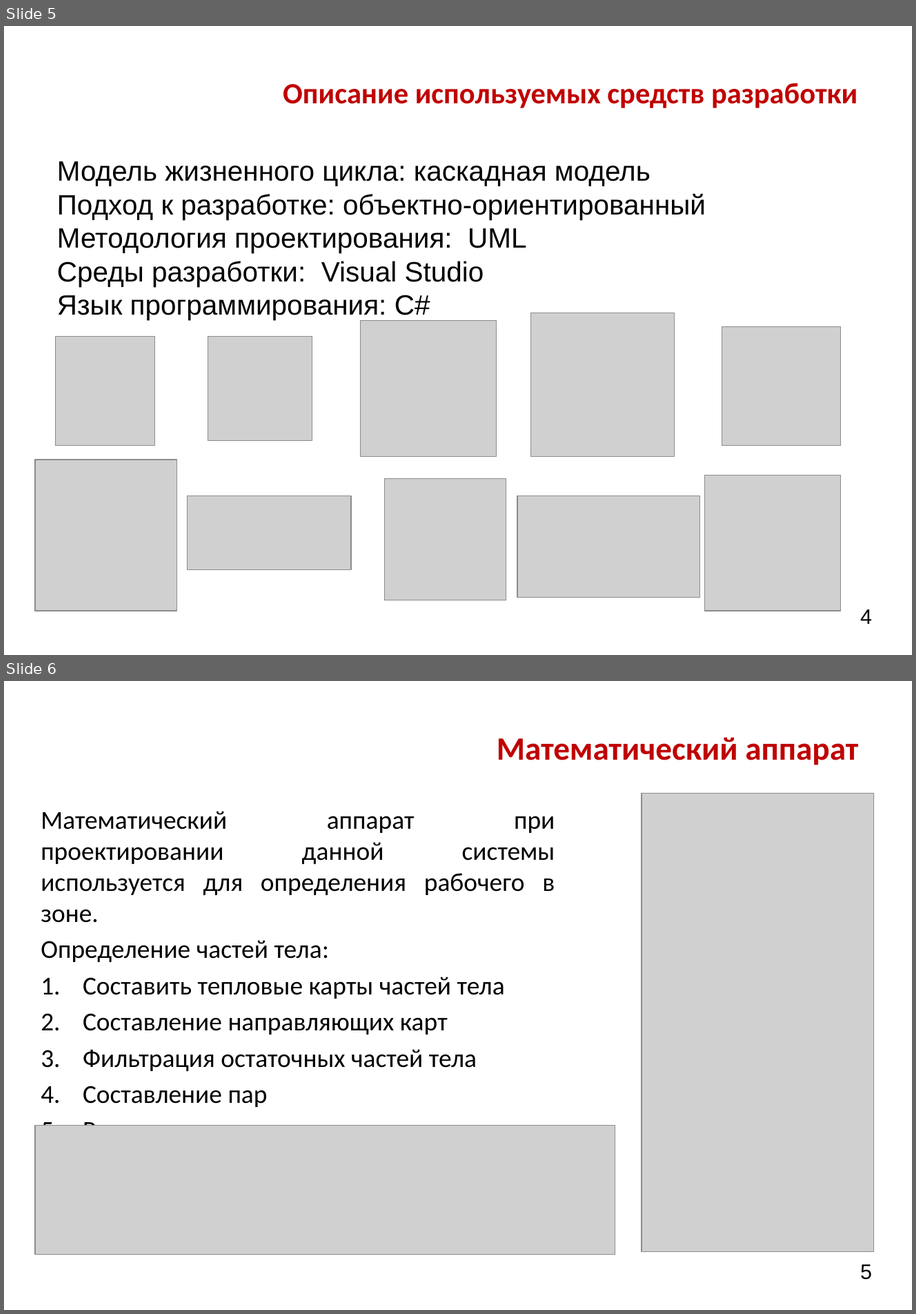
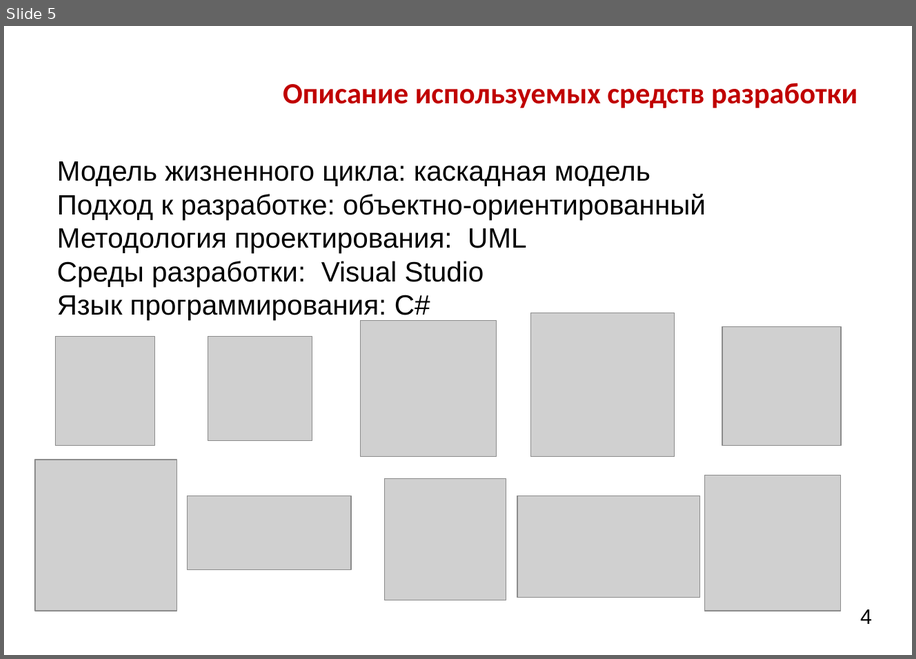
Before and after one commit to GoldGreen/Skeletonization, a slide deck: Engineering/Презентацияя.pptx. Shown one above the other, each under a label of ours: slides 5 and 6 before the commit, slide 5 after it. The pictures are 916x1314 and 916x659 pixels, drawn with LibreOffice and Linux fonts; fonts in the diff are those of the drawing; grey boxes stand for pictures; background and template pictures are left out. Boxes give left, top, right and bottom in pixels: in the first picture for what was removed or moved away, otherwise in the second. Text is boxed around its words. In the diff, an @@ line names an element or a change of style, - is before the commit and + after.

```diff
--- a/Engineering/Презентацияя.pptx
+++ b/Engineering/Презентацияя.pptx
@@ slide 6 removed at [4,681,912,1310], background picture (left out) @@
@@ title removed at [497,737,858,765] @@
-Математический аппарат
@@ picture removed at [642,793,874,1252] @@
@@ text removed at [41,811,555,1107] @@
-Математический аппарат при проектировании данной системы используется для определения рабочего в зоне.
-Определение частей тела:
-1. Составить тепловые карты частей тела
-2. Составление направляющих карт
-3. Фильтрация остаточных частей тела
-4. Составление пар
-5. Решение задачи присваивания
@@ picture removed at [35,1125,615,1254] @@
@@ text removed at [860,1264,872,1279] @@
-5
```
Also in this commit, not shown: 21 slides changed, 3 slides added, 13 other files.
